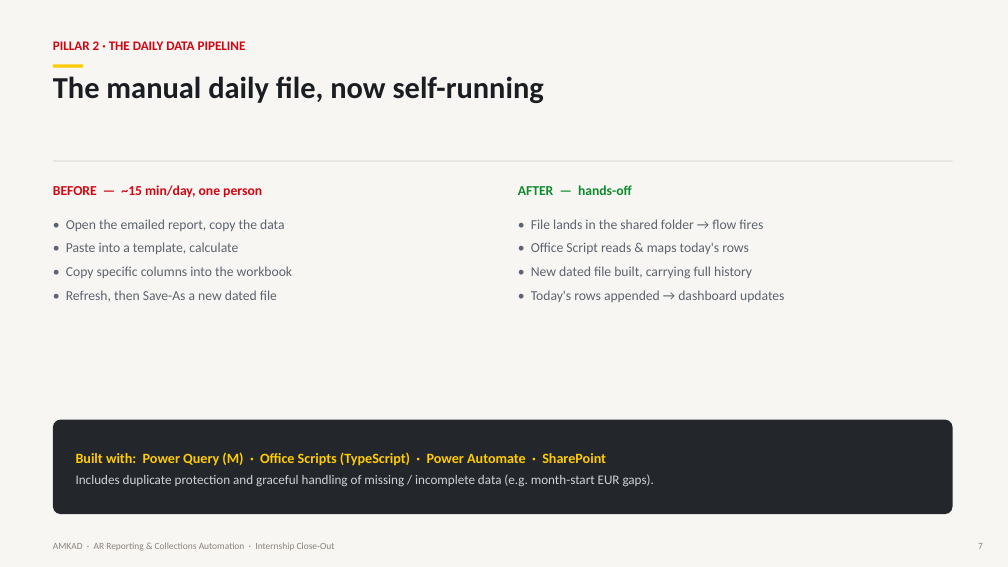
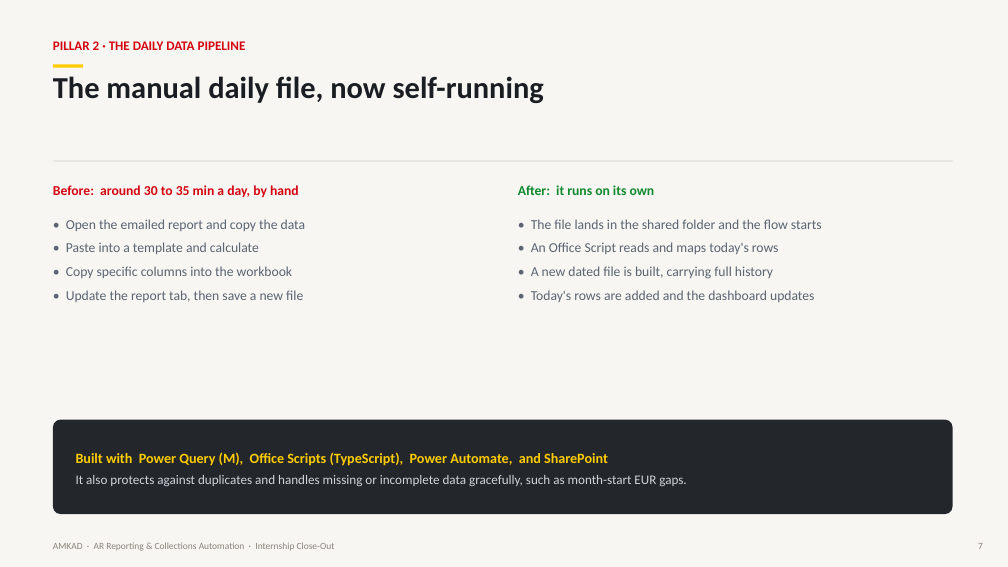
Before and after one commit to jkadadihi/Power-BI-, a slide deck: slide 7 of docs/AMKAD_Internship_Presentation.pptx. Drawn at 1008x567 pixels with LibreOffice and Linux fonts; fonts in the diff are those of the drawing. Boxes give left, top, right and bottom in pixels: in the first picture for what was removed or moved away, otherwise in the second. Text is boxed around its words. In the diff, an @@ line names an element or a change of style, - is before the commit and + after.

```diff
--- a/docs/AMKAD_Internship_Presentation.pptx
+++ b/docs/AMKAD_Internship_Presentation.pptx
@@ text at (53, 185, 299, 197): text changed @@
-BEFORE — ~15 min/day, one person
+Before: around 30 to 35 min a day, by hand
@@ text at (518, 185, 655, 195): text changed @@
-AFTER — hands-off
+After: it runs on its own
@@ text at (66, 219, 305, 254): text changed @@
-• Open the emailed report, copy the data
-• Paste into a template, calculate
+• Open the emailed report and copy the data
+• Paste into a template and calculate
@@ text at (531, 219, 822, 302): text changed @@
-• File lands in the shared folder → flow fires
-• Office Script reads & maps today's rows
-• New dated file built, carrying full history
-• Today's rows appended → dashboard updates
+• The file lands in the shared folder and the flow starts
+• An Office Script reads and maps today's rows
+• A new dated file is built, carrying full history
+• Today's rows are added and the dashboard updates
@@ text at (66, 290, 303, 302): text changed @@
-• Refresh, then Save-As a new dated file
+• Update the report tab, then save a new file
@@ text at (76, 452, 686, 486): text changed @@
-Built with: Power Query (M) · Office Scripts (TypeScript) · Power Automate · SharePoint
-Includes duplicate protection and graceful handling of missing / incomplete data (e.g. month-start EUR gaps).
+Built with Power Query (M), Office Scripts (TypeScript), Power Automate, and SharePoint
+It also protects against duplicates and handles missing or incomplete data gracefully, such as month-start EUR gaps.
```
Also in this commit, not shown: 12 other slides changed, 1 other file.
